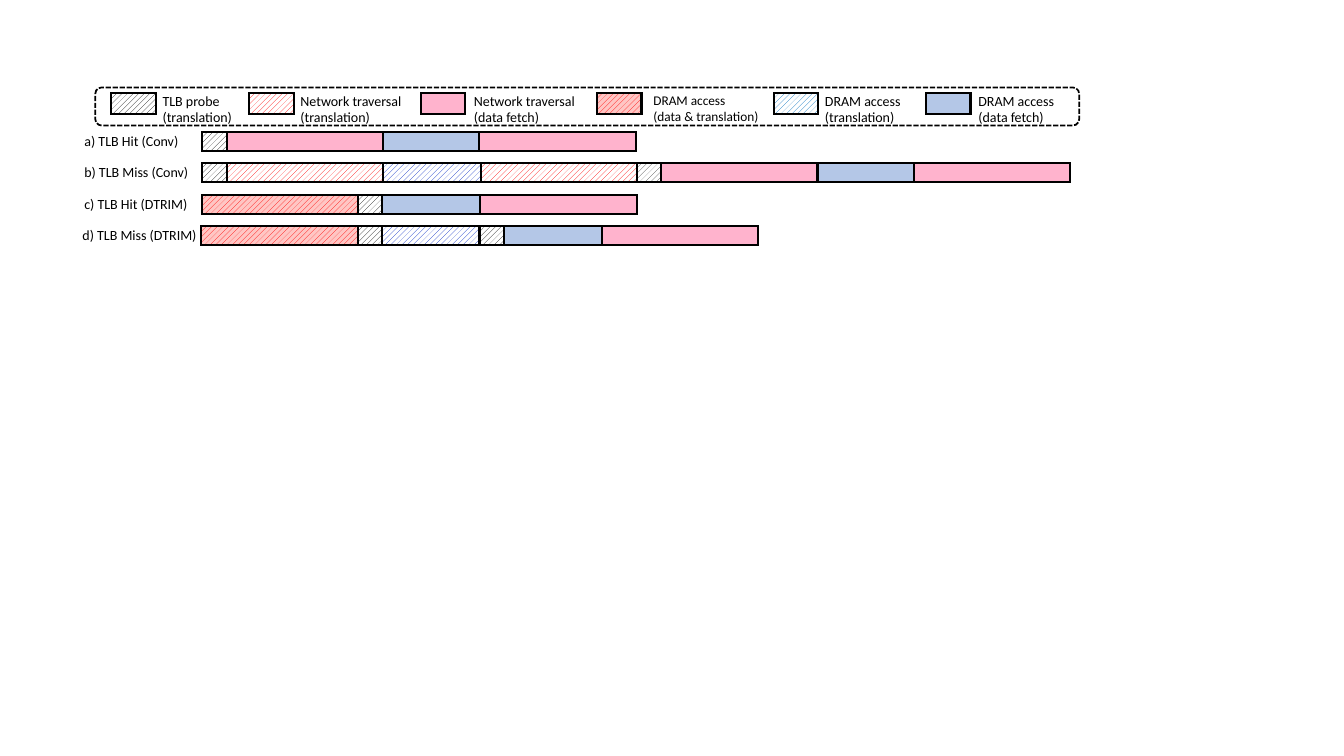
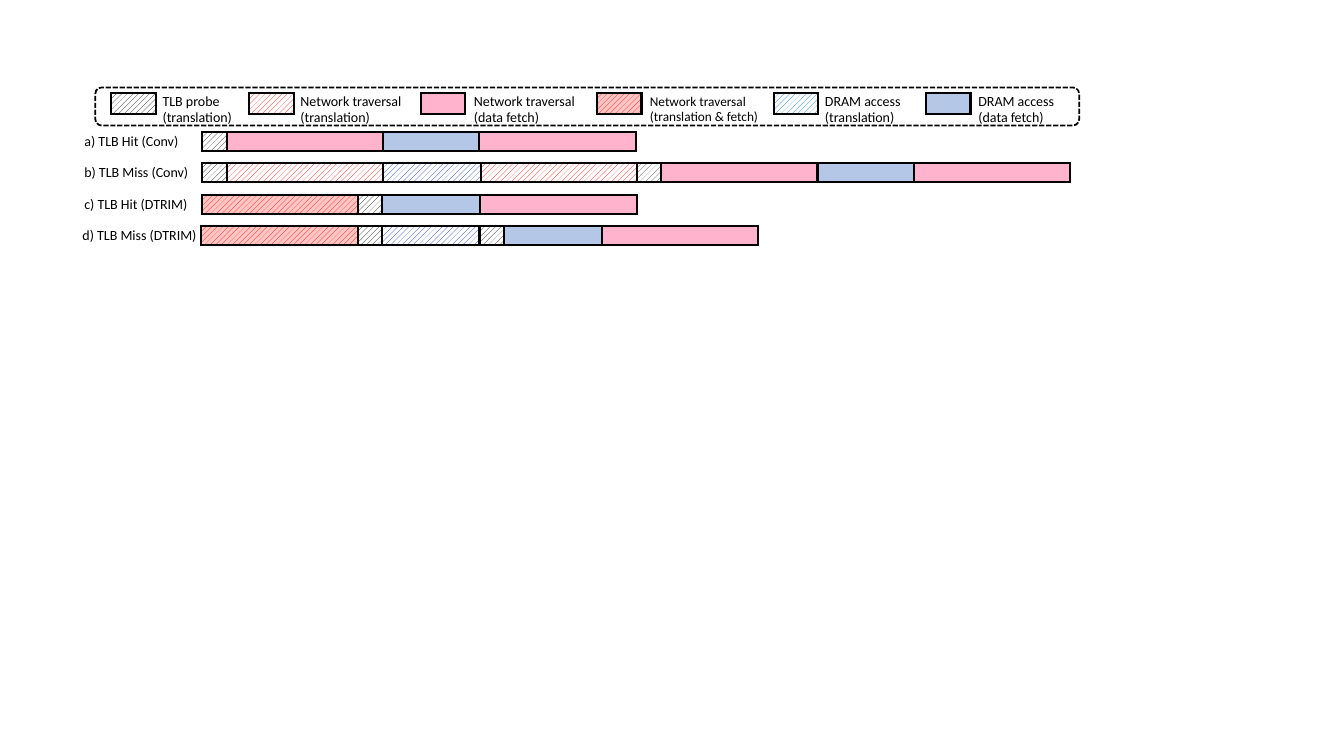
Before and after one commit to javpicorel/spryvm, a slide deck: slide 1 of figures/ppt/Figure3new-Dec7.pptx. Drawn at 1344x756 pixels with LibreOffice and Linux fonts; fonts in the diff are those of the drawing. Boxes give left, top, right and bottom in pixels: in the first picture for what was removed or moved away, otherwise in the second. Text is boxed around its words. In the diff, an @@ line names an element or a change of style, - is before the commit and + after.

```diff
--- a/figures/ppt/Figure3new-Dec7.pptx
+++ b/figures/ppt/Figure3new-Dec7.pptx
@@ text at (650, 96, 758, 125): text changed @@
-DRAM access
-(data & translation)
+Network traversal
+(translation & fetch)
```
Also in this commit, not shown: 4 other files.
